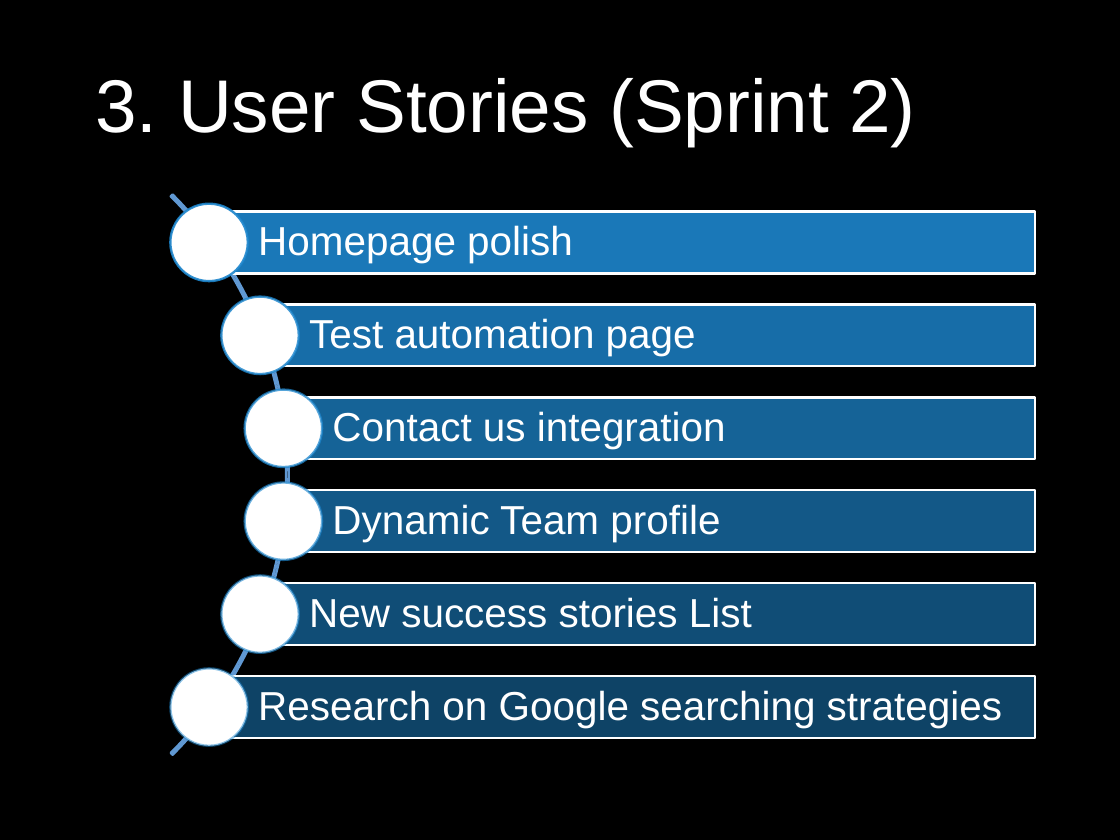
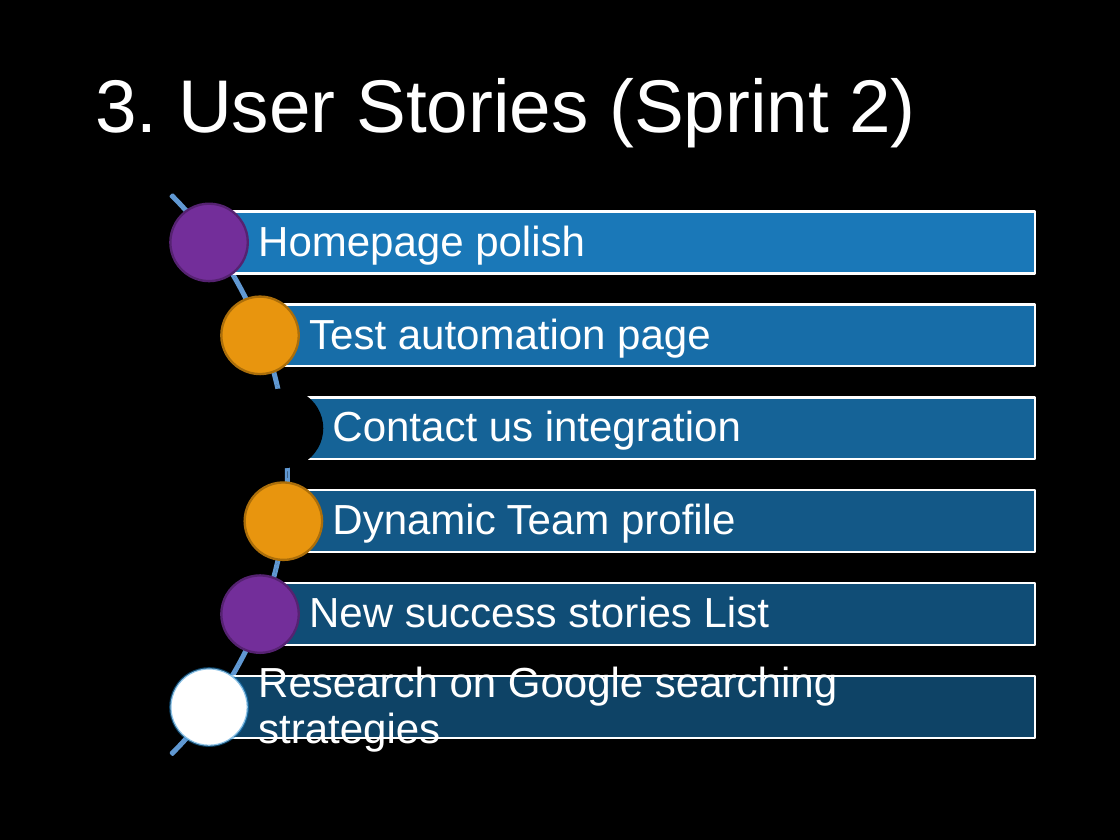
Before and after one commit to yadwinds/761_VEL, a slide deck: slide 4 of PCB/09 Final/Final Presentation (VEL).pptx. Drawn at 1120x840 pixels with LibreOffice and Linux fonts; fonts in the diff are those of the drawing; background and template pictures are left out. Boxes give left, top, right and bottom in pixels: in the first picture for what was removed or moved away, otherwise in the second. Text is boxed around its words. In the diff, an @@ line names an element or a change of style, - is before the commit and + after.

```diff
--- a/PCB/09 Final/Final Presentation (VEL).pptx
+++ b/PCB/09 Final/Final Presentation (VEL).pptx
@@ ellipse at box(170, 204, 248, 281): fill #FFFFFF to #732E9A; outline #1D86CD 1.5 pt to #552272 1.5 pt @@
@@ ellipse at box(222, 297, 299, 374): fill #FFFFFF to #E8950E; outline #1D86CD 1.5 pt to #AC6E0A 1.5 pt @@
@@ ellipse at box(244, 390, 321, 467): fill #FFFFFF to #000000; outline #1D86CD 1.5 pt to #000000 1.5 pt @@
@@ ellipse at box(244, 483, 321, 560): fill #FFFFFF to #E8950E; outline #1D86CD 1.5 pt to #AC6E0A 1.5 pt @@
@@ ellipse at box(222, 576, 299, 653): fill #FFFFFF to #732E9A; outline #1D86CD 1.5 pt to #552272 1.5 pt @@
@@ size 26 to 27 pt in 6 elements at box(258, 225, 585, 264), box(309, 318, 710, 357), box(332, 410, 741, 450), box(332, 503, 735, 543), box(309, 596, 769, 628), box(258, 664, 837, 751) @@
```
Also in this commit, not shown: 2 other slides changed, 1 other file.
